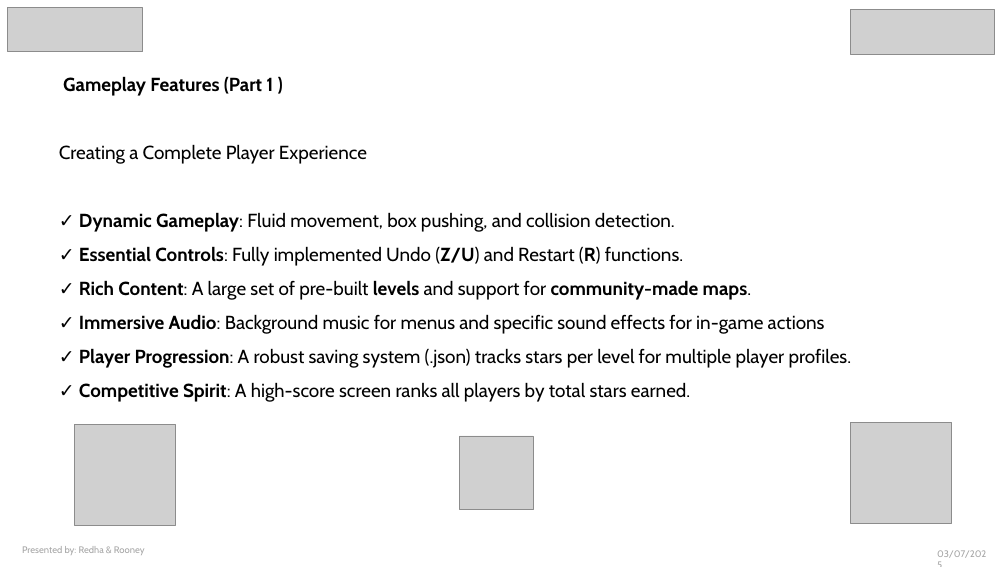
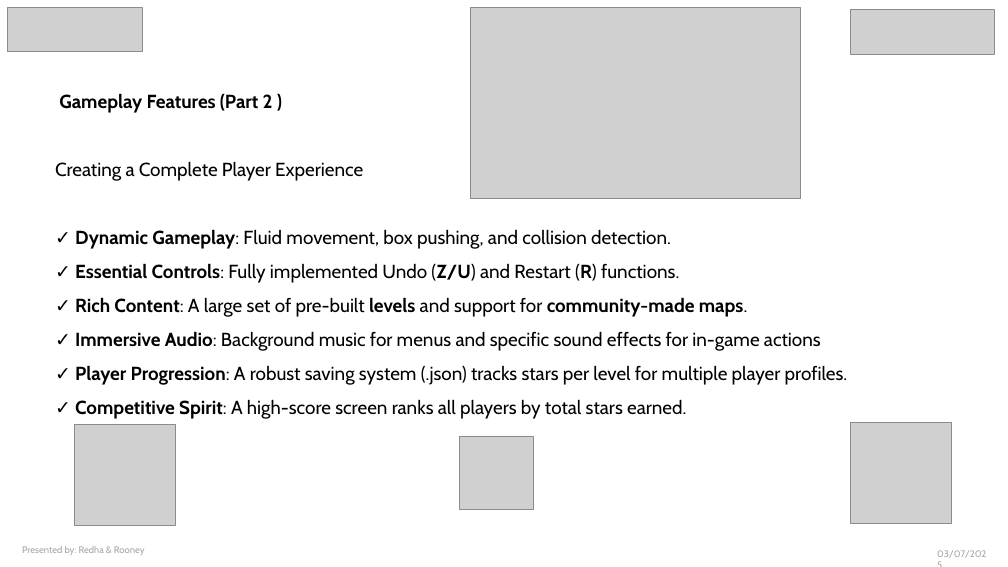
Before and after one commit to RedhaAGGOUN/auto-sokoban, a slide deck: slide 10 of Auto-Sokoban.pptx. Drawn at 1008x567 pixels with LibreOffice and Linux fonts; fonts in the diff are those of the drawing; grey boxes stand for pictures. Boxes give left, top, right and bottom in pixels: in the first picture for what was removed or moved away, otherwise in the second. Text is boxed around its words. In the diff, an @@ line names an element or a change of style, - is before the commit and + after.

```diff
--- a/Auto-Sokoban.pptx
+++ b/Auto-Sokoban.pptx
@@ picture added at [471, 8, 801, 199] @@
@@ text "Gameplay Features (Part 2 )": place and size @@
-text "Gameplay Features (Part 2 )" at [59, 76, 852, 402]
+text "Gameplay Features (Part 2 )" at [55, 93, 848, 419]
@@ text at [59, 93, 273, 113]: text changed @@
-Gameplay Features (Part 1 )
+Gameplay Features (Part 2 )
```
Also in this commit, not shown: 4 other slides changed, 1 slide removed.
